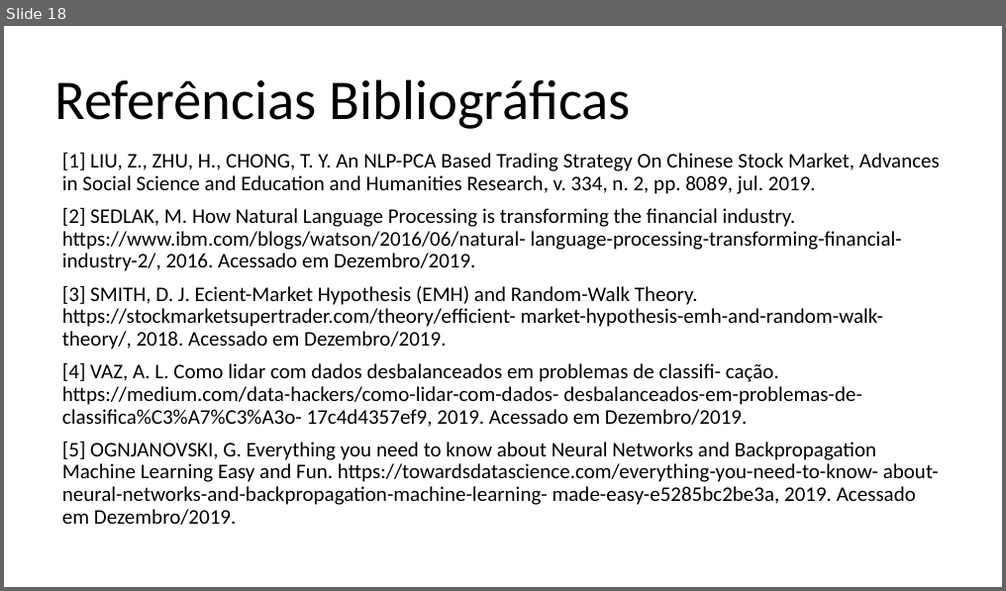
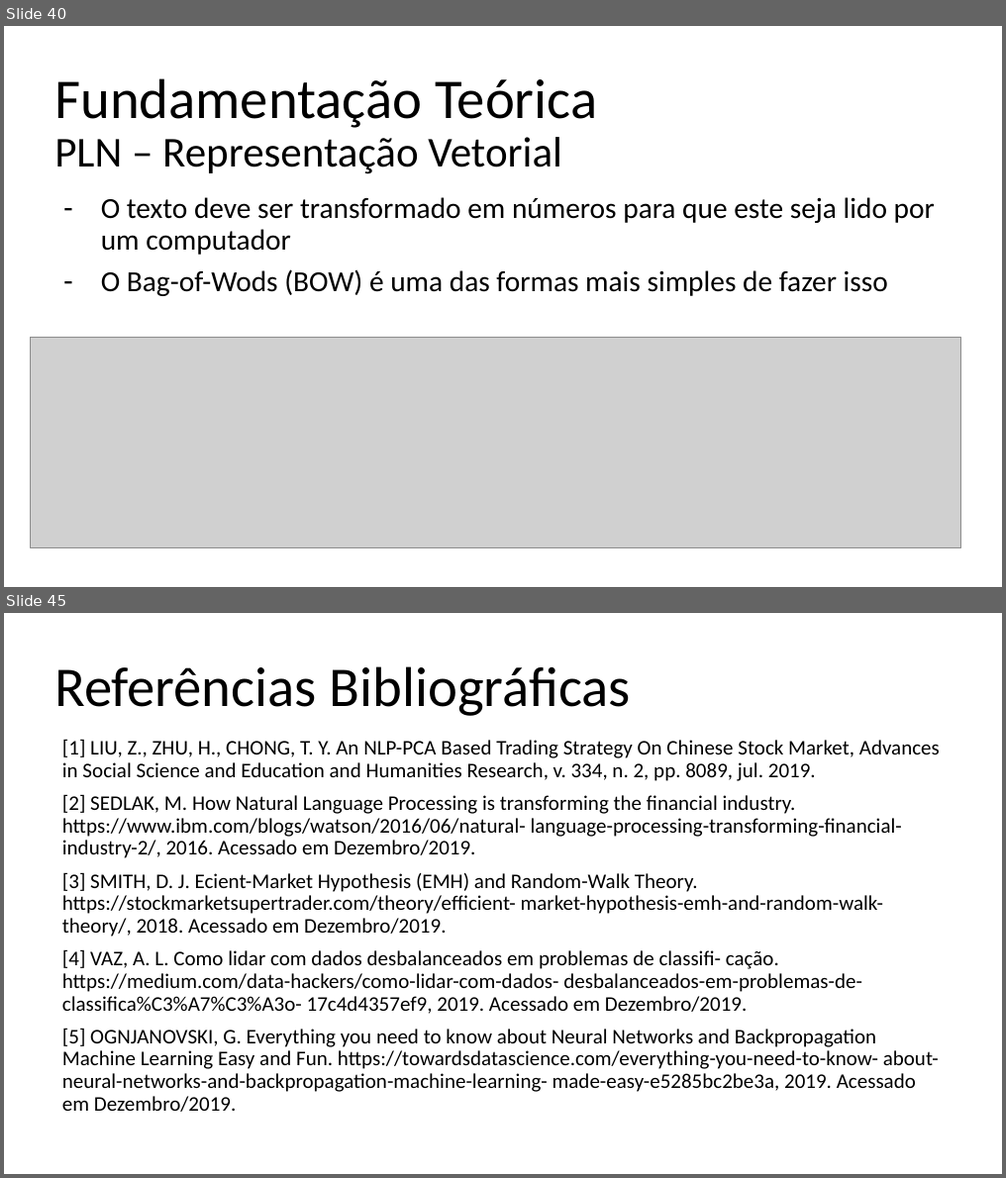
Before and after one commit to lgcanto/tcc, a slide deck: TCC_LGC_V1.pptx. Shown one above the other, each under a label of ours: slide 18 before the commit, slides 40 and 45 after it; the slides between them are not shown. The pictures are 1006x591 and 1006x1178 pixels, drawn with LibreOffice and Linux fonts; fonts in the diff are those of the drawing; grey boxes stand for pictures. Boxes give left, top, right and bottom in pixels: in the first picture for what was removed or moved away, otherwise in the second. Text is boxed around its words. In the diff, an @@ line names an element or a change of style, - is before the commit and + after.

```diff
--- a/TCC_LGC_V1.pptx
+++ b/TCC_LGC_V1.pptx
@@ slide 40 added at [4,26,1002,587], background #FFFFFF @@
@@ title added at [54,78,597,174], 41 pt, text #000000 @@
+Fundamentação Teórica
+PLN – Representação Vetorial
@@ text added at [101,197,935,296], 28 pt, text #000000 @@
+– O texto deve ser transformado em números para que este seja lido por um computador
+– O Bag-of-Wods (BOW) é uma das formas mais simples de fazer isso
@@ picture added at [30,338,960,550] @@
@@ what was slide 18 is now slide 45 @@
```
Also in this commit, not shown: 2 slides changed, 28 other slides added, 2 slides removed.
